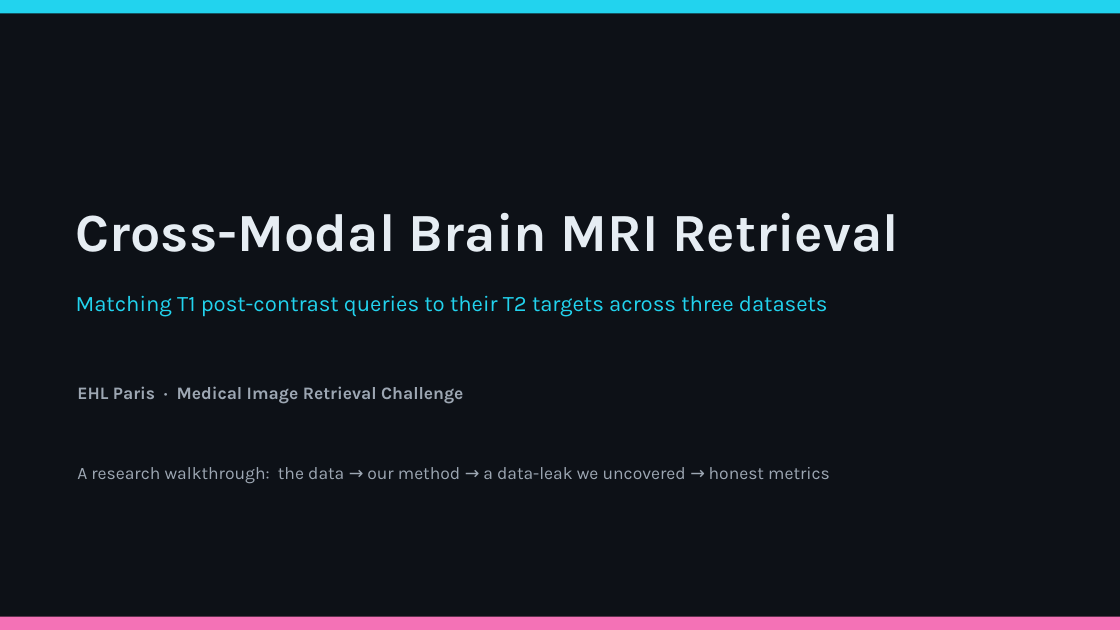
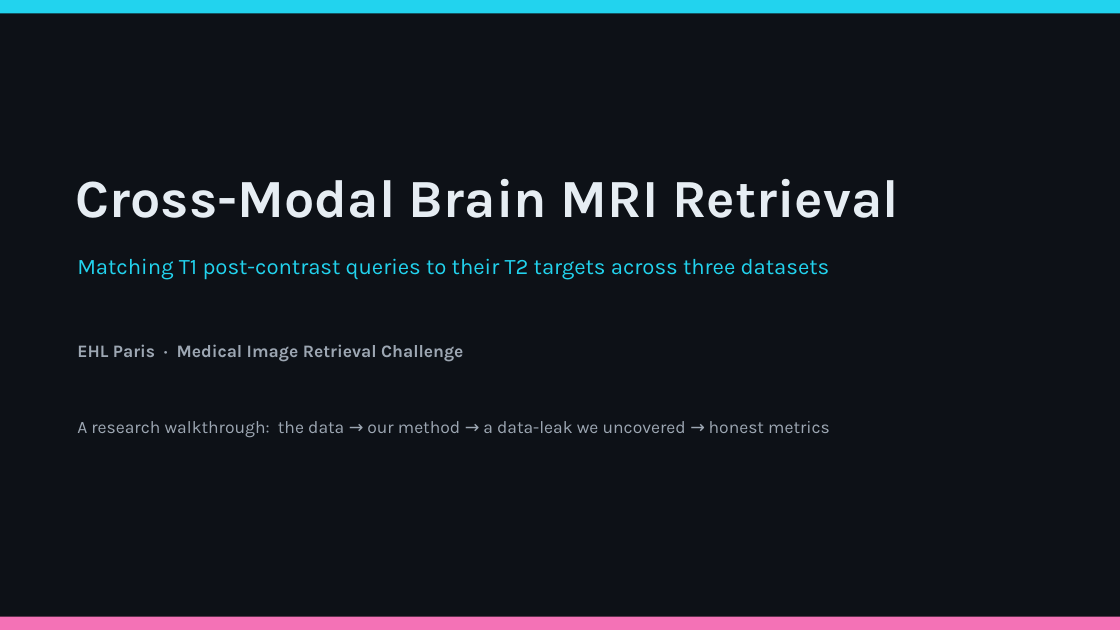
Before and after one commit to european-hackathon-league/paris-undeterministic-tornado, a slide deck: slide 1 of EHL_Paris_Medical_Retrieval.pptx. Drawn at 1120x630 pixels with LibreOffice and Linux fonts; fonts in the diff are those of the drawing. Boxes give left, top, right and bottom in pixels: in the first picture for what was removed or moved away, otherwise in the second. Text is boxed around its words. In the diff, an @@ line names an element or a change of style, - is before the commit and + after.

```diff
--- a/EHL_Paris_Medical_Retrieval.pptx
+++ b/EHL_Paris_Medical_Retrieval.pptx
@@ text "Cross-Modal Brain MRI Retrieval": place and size @@
-text "Cross-Modal Brain MRI Retrieval" at [76, 213, 899, 252]
+text "Cross-Modal Brain MRI Retrieval" at [76, 179, 899, 218]
@@ text "Matching T1 post-contrast queries to ...": place and size @@
-text "Matching T1 post-contrast queries to ..." at [76, 296, 828, 317]
+text "Matching T1 post-contrast queries to ..." at [77, 259, 830, 280]
@@ text "EHL Paris · Medical Image ...": place and size @@
-text "EHL Paris · Medical Image ..." at [77, 386, 463, 404]
+text "EHL Paris · Medical Image ..." at [77, 344, 463, 362]
@@ text "A research walkthrough: the data ...": place and size @@
-text "A research walkthrough: the data ..." at [77, 467, 830, 484]
+text "A research walkthrough: the data ..." at [77, 421, 830, 438]
```
Also in this commit, not shown: 2 other slides changed, 1 other file.
